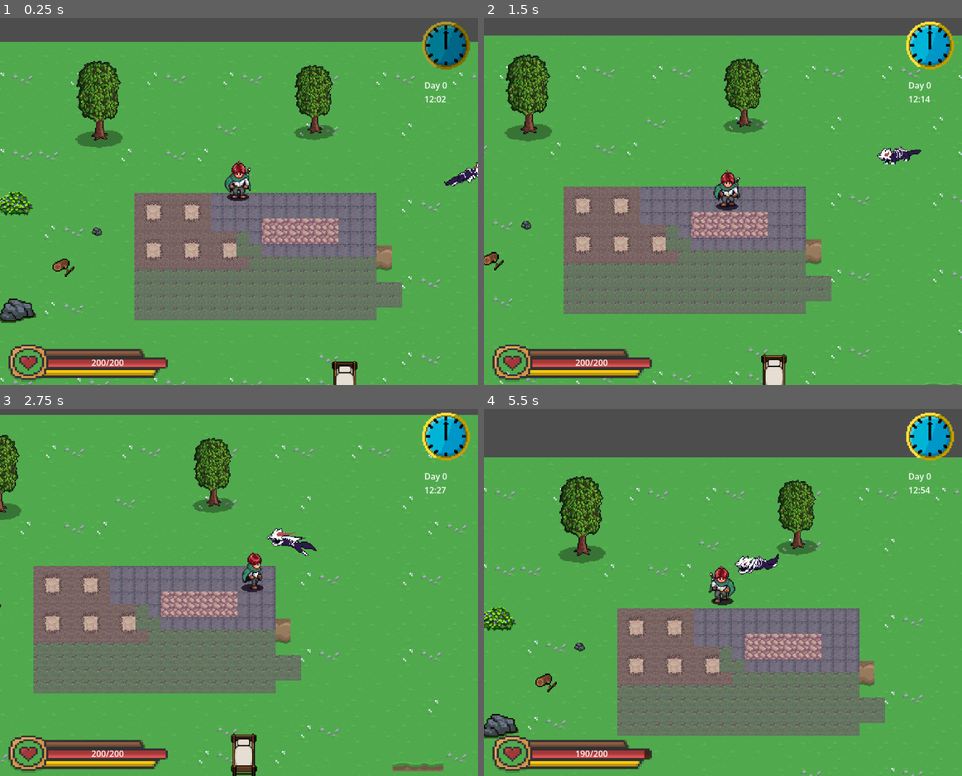
Above: before the commit, frames 1-4 (two rows, left to right).
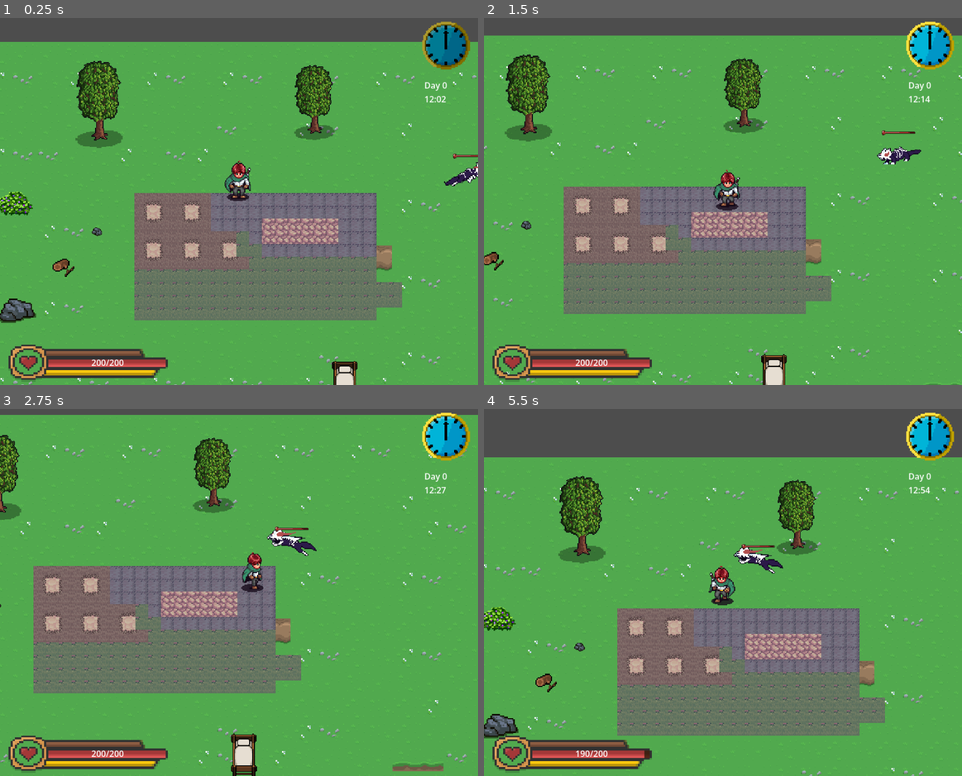
Above: after the commit, the same moments.

Repository: Asidi120/Project_Game_Dev_Mindbreak
Game: Godot game, scene res://Scripts/playground.tscn
The game is run twice, just before and just after one commit, with the same random seed, the same clock (stepped at 60 frames per second) and the same inputs.
Inputs (mouse positions are in pixels of both pictures, inside the frame that each line leads up to):
- Up to frame 1 (0.25 s): no input
- Up to frame 2 (1.5 s): move the mouse to (828, 179) at 0.52 s; hold D (right) 0.53-1.28 s; click (828, 179) at 0.6 s; move the mouse to (627, 216) at 1.27 s; hold S (down) from 1.28 s (still down); click (627, 216) at 1.35 s
- Up to frame 3 (2.75 s): move the mouse to (286, 508) at 2.02 s; release S (down) at 2.03 s; hold D (right) from 2.03 s (still down); tap F (pick_up) at 2.1 s; click (286, 508) at 2.3 s
- Up to frame 4 (5.5 s): move the mouse to (699, 665) at 2.77 s; release D (right) at 2.78 s; hold W (up) 2.78-3.53 s; tap Shift (sprint) at 2.85 s; click (699, 665) at 3.05 s; move the mouse to (866, 647) at 3.52 s; hold A (left) 3.53-5.03 s; click (866, 647) at 3.6 s; move the mouse to (579, 533) at 4.27 s; click (579, 533) at 4.35 s; move the mouse to (746, 588) at 5.02 s; hold S (down) from 5.03 s (still down); tap F (pick_up) at 5.1 s; click (746, 588) at 5.3 s

The runs differ from the first frame. In frame 1, less than 0.1% of the frame differs, in the area x 94-100%, y 36-39%; in frame 2, less than 0.1%; in frame 3, less than 0.1%; in frame 4, 0.5%, in the area x 52-63%, y 36-46%.

Commit message:
updates to wolf cleared code and working health bars

Diff:
--- a/Enemies/Spirit_Wolf/EvilWolf.tscn
+++ b/Enemies/Spirit_Wolf/EvilWolf.tscn
@@ -2,6 +2,8 @@
 
 [ext_resource type="Script" uid="uid://htik4r6mo1j0" path="res://Enemies/Spirit_Wolf/Script/evilwolfscript.gd" id="1_8ppc7"]
 [ext_resource type="Texture2D" uid="uid://m0j7dbrgrkkg" path="res://Enemies/Spirit_Wolf/Sprite/Massacre Sprite Sheet.png" id="1_qvnen"]
+[ext_resource type="Texture2D" uid="uid://d34crl0llr6ot" path="res://Player/Sprite/hp_bar/HealthBar DARK.png" id="3_5qibe"]
+[ext_resource type="Script" uid="uid://dfgdasket7d4t" path="res://Scripts/healthbar.gd" id="4_bjf20"]
 
 [sub_resource type="CircleShape2D" id="CircleShape2D_8ppc7"]
 radius = 135.0
@@ -224,6 +226,17 @@
 }]
 
 [sub_resource type="CircleShape2D" id="CircleShape2D_qvnen"]
+
+[sub_resource type="AtlasTexture" id="AtlasTexture_4e41t"]
+atlas = ExtResource("3_5qibe")
+region = Rect2(17, 133, 61, 9)
+
+[sub_resource type="AtlasTexture" id="AtlasTexture_jgmik"]
+atlas = ExtResource("3_5qibe")
+region = Rect2(18, 152, 59, 6)
+
+[sub_resource type="RectangleShape2D" id="RectangleShape2D_bjf20"]
+size = Vector2(57, 24)
 
 [node name="EvilWolfWithPoints" type="Node2D" unique_id=697092607]
 
@@ -264,8 +277,28 @@
 position = Vector2(-16, -13)
 shape = SubResource("CircleShape2D_qvnen")
 
+[node name="Hp_bar" type="TextureProgressBar" parent="EvilWolf" unique_id=1245866357]
+offset_left = -20.0
+offset_top = -42.0
+offset_right = 22.0
+offset_bottom = -36.0
+value = 100.0
+nine_patch_stretch = true
+texture_over = SubResource("AtlasTexture_4e41t")
+texture_progress = SubResource("AtlasTexture_jgmik")
+tint_under = Color(1, 1, 1, 0.63900006)
+script = ExtResource("4_bjf20")
+
+[node name="Hitbox" type="Area2D" parent="EvilWolf" unique_id=120469296]
+
+[node name="CollisionShape2D" type="CollisionShape2D" parent="EvilWolf/Hitbox" unique_id=1979899241]
+position = Vector2(2.5, -11)
+shape = SubResource("RectangleShape2D_bjf20")
+
 [connection signal="body_entered" from="EvilWolf/Follow_Area" to="EvilWolf" method="_on_follow_area_body_entered"]
 [connection signal="body_exited" from="EvilWolf/Follow_Area" to="EvilWolf" method="_on_follow_area_body_exited"]
 [connection signal="animation_finished" from="EvilWolf/AnimatedSprite2D" to="EvilWolf" method="_on_animated_sprite_2d_animation_finished"]
 [connection signal="body_entered" from="EvilWolf/Attack_Area" to="EvilWolf" method="_on_area_2d_body_entered"]
 [connection signal="body_exited" from="EvilWolf/Attack_Area" to="EvilWolf" method="_on_area_2d_body_exited"]
+[connection signal="body_entered" from="EvilWolf/Hitbox" to="EvilWolf" method="_on_hitbox_body_entered"]
+[connection signal="body_exited" from="EvilWolf/Hitbox" to="EvilWolf" method="_on_hitbox_body_exited"]
--- a/Enemies/Spirit_Wolf/Script/evilwolfscript.gd
+++ b/Enemies/Spirit_Wolf/Script/evilwolfscript.gd
@@ -1,101 +1,204 @@
 class_name EvilWolf extends CharacterBody2D
 
-enum State { PATROL, CHASE }
-
-var state = State.PATROL
-var speed: float = 80
-var target: CharacterBody2D = null
-
-var attack_recovery_time: float = 0.7
-var in_attack_recovery = false
-
-var patrol_origin: Vector2
-var patrol_points = []
-var patrol_index = 0
-var patrol_wait_time: float = 2
+signal hp_changed(current_hp, max_hp)
+signal died
+
+enum State { PATROL, CHASE, ATTACK, HIT, DEAD }
+
+var in_dmg_area=false #can hit wolf - temporarly
+var is_taking_damage = false
+var is_dead = false
+
+# --- STATS ---
+@export var max_hp: int = 100
+var current_hp: int
+
+@export var speed: float = 80
+@export var attack_range: float = 30
+@export var attack_cooldown: float = 1.2
 
 var lose_target_delay = 0.5
 var losing_target = false
-
-var attack_range: float = 30
-var attack_cooldown: float = 1.2
-var can_attack = true
-
-@onready var animated_sprite_2d: AnimatedSprite2D = $AnimatedSprite2D
-@onready var player: Player = $"../../Player"
+var patrol_wait_time: float = 2
+
+# STATE
+var state: State = State.PATROL
+var target: CharacterBody2D = null
+var can_attack: bool = true
+
+# PATROL
+var patrol_points: Array = []
+var patrol_index: int = 0
+var patrol_origin: Vector2
+
+@onready var sprite: AnimatedSprite2D = $AnimatedSprite2D
+@onready var hp_bar = $Hp_bar
 
 func _ready():
+	current_hp = max_hp
 	patrol_origin = global_position
-	patrol_points = []
+
+	if "target" in hp_bar:
+		hp_bar.set_target(self)
+	print("Wolf HP:", current_hp)
 	for p in get_tree().get_nodes_in_group("PatrolPoints"):
 		patrol_points.append(p)
 
 func _physics_process(delta):
-	if in_attack_recovery:
+	if state == State.DEAD or state == State.HIT:
 		move_and_slide()
 		return
+
 	match state:
 		State.PATROL:
 			patrol()
 		State.CHASE:
 			chase()
+		State.ATTACK:
+			velocity = Vector2.ZERO
+
 	move_and_slide()
-	chasing_anim()
-
+	update_animation()
+	if in_dmg_area and Input.is_action_just_pressed("attack"):
+		take_damage(5)
+
+# AI
 func patrol():
 	if patrol_points.is_empty():
 		velocity = Vector2.ZERO
 		return
+
 	var point = patrol_points[patrol_index]
 	var distance = global_position.distance_to(point.global_position)
+
 	if distance < 20:
+		patrol_index = (patrol_index + 1) % patrol_points.size()
 		velocity = Vector2.ZERO
-		patrol_index = (patrol_index + 1) % patrol_points.size()
-		return
-	var direction = (point.global_position - global_position).normalized()
-	velocity = direction * speed
+		return
+
+	velocity = (point.global_position - global_position).normalized() * speed
 
 func chase():
 	if target == null:
-		velocity = Vector2.ZERO
-		return
+		state = State.PATROL
+		return
+
 	var distance = global_position.distance_to(target.global_position)
+
 	if distance > attack_range:
-		var direction = (target.global_position - global_position).normalized()
-		velocity = direction * speed
+		velocity = (target.global_position - global_position).normalized() * speed
 	else:
-		velocity = Vector2.ZERO
-		try_attack()
-
-func try_attack():
-	if not can_attack or in_attack_recovery:
-		return
+		start_attack()
+
+func start_attack():
+	if not can_attack:
+		return
+
+	state = State.ATTACK
 	can_attack = false
-	in_attack_recovery = true
 	velocity = Vector2.ZERO
-	animated_sprite_2d.play("attack")
-	print("Attack!")
-	player.take_damage(10)
-	attack_recovery()
-	attack_cooldown_timer()
-
-func attack_recovery():
-	await get_tree().create_timer(attack_recovery_time).timeout
-	in_attack_recovery = false
-
-func attack_cooldown_timer():
+
+	sprite.play("attack")
+
+	if target and target.has_method("take_damage"):
+		target.take_damage(10)
+
+	await sprite.animation_finished
+
+	state = State.CHASE
 	await get_tree().create_timer(attack_cooldown).timeout
 	can_attack = true
 
-func _on_follow_area_body_entered(body: Node2D) -> void:
+# DAMAGE SYSTEM
+func take_damage(amount: int):
+	if state == State.DEAD:
+		return
+
+	current_hp -= amount
+	current_hp = clamp(current_hp, 0, max_hp)
+
+	emit_signal("hp_changed", current_hp, max_hp)
+
+	if current_hp <= 0:
+		die()
+	else:
+		enter_hit_state()
+
+func enter_hit_state():
+	state = State.HIT
+
+	velocity = Vector2.ZERO
+	sprite.play("dmg_taken")
+
+	await sprite.animation_finished
+
+	state = State.CHASE
+
+func play_damage_anim():
+	if is_dead:
+		return
+
+	is_taking_damage = true
+
+	sprite.play("dmg_taken")
+	await sprite.animation_finished
+
+	is_taking_damage = false
+
+# DEATH
+
+func die():
+	if state == State.DEAD:
+		return
+
+	state = State.DEAD
+
+	target = null
+	velocity = Vector2.ZERO
+
+	emit_signal("died")
+
+	sprite.play("death")
+	await sprite.animation_finished
+
+	queue_free()
+
+# ANIMATIONS
+func update_animation():
+	if is_dead:
+		return
+
+	if is_taking_damage:
+		return
+
+	if state == State.ATTACK:
+		return
+
+	if velocity.length() < 1:
+		play_anim("idle")
+	else:
+		play_anim("walk")
+
+	update_flip()
+
+func play_anim(name: String):
+	if sprite.animation != name:
+		sprite.play(name)
+
+func update_flip():
+	if velocity.x < 0:
+		sprite.flip_h = false
+	elif velocity.x > 0:
+		sprite.flip_h = true
+
+# DETECTION
+
+func _on_follow_area_body_entered(body):
 	if body.is_in_group("Players"):
 		target = body
 		state = State.CHASE
-		losing_target = false
-		print("CHASE")
-
-
-func _on_follow_area_body_exited(body: Node2D) -> void:
+
+func _on_follow_area_body_exited(body):
 	if body == target:
 		start_losing_target()
 
@@ -115,26 +218,20 @@
 		p.global_position += offset
 	patrol_origin = global_position
 
-func chasing_anim():
-	if animated_sprite_2d.animation == "attack":
-		return
-	if velocity.length() < 1:
-		play_anim("idle")
-	else:
-		play_anim("walk")
-
-	update_flip()
-
-func play_anim(name):
-	if animated_sprite_2d.animation != name:
-		animated_sprite_2d.play(name)
-
-func update_flip():
-	if velocity.x < 0:
-		animated_sprite_2d.flip_h = false
-	elif velocity.x > 0:
-		animated_sprite_2d.flip_h = true
-
-func _on_animated_sprite_2d_animation_finished():
-	if animated_sprite_2d.animation == "attack":
-		animated_sprite_2d.play("idle")
+# HITBOX (odbieranie dmg)
+
+#func _on_hurtbox_area_entered(area):
+	#if area.has_method("get_damage"):
+		#take_damage(area.get_damage())
+
+#temporarly cause it shouldnt be in wolf script
+func _on_hitbox_body_exited(body: Node2D) -> void:
+	if body.is_in_group("Players"):
+		in_dmg_area=false
+		print("area entered")
+
+
+func _on_hitbox_body_entered(body: Node2D) -> void:
+	if body.is_in_group("Players"):
+		in_dmg_area=true
+		print("area exited")
--- a/Player/Scripts/player.gd
+++ b/Player/Scripts/player.gd
@@ -1,9 +1,8 @@
 class_name Player extends CharacterBody2D
 
 @onready var death_panel: Control = $"../../../CanvasLayer/DeathPanel"
-@onready var player_bar: Control = $"../../../CanvasLayer/PlayerBar"
 @onready var clock: Control = $"../../../CanvasLayer/Clock"
-
+@onready var hp_bar: TextureProgressBar = $"../../../CanvasLayer/PlayerBar/hp_bar"
 signal hp_changed(current_hp, max_hp)
 signal stamina_usage(current_stamina, max_stamina)
 signal hunger_changed(current_hunger,max_hunger)
@@ -28,7 +27,8 @@
 
 @onready var anim = $AnimationPlayer
 @onready var sprite = $Sprite2D
-
+func _ready():
+	hp_bar.set_target(self)
 func _physics_process(delta):
 	get_input()
 	move_player(delta)
--- a/Scripts/healthbar.gd
+++ b/Scripts/healthbar.gd
@@ -1,24 +1,29 @@
 extends TextureProgressBar
 
-@onready var player: Player = $"../../../BleakYellowGrass/level/Player"
+var target: Node
+
 @onready var hp_label: Label = $"../hp_label"
 
-var target_hp:float=0
+var target_hp: float = 0
 
-func _ready():
-	player.hp_changed.connect(update_bar)
-	update_bar(player.current_hp, player.max_hp)
-	value=player.current_hp
-	target_hp=player.current_hp
-	hp_label.text=str(int(target_hp))+"/"+str(int(player.max_hp))
+func set_target(t):
+	target = t
+	await get_tree().process_frame # game needs time to build itself for code to work
+	if target.has_signal("hp_changed"):
+		target.hp_changed.connect(update_bar)
+	update_bar(target.current_hp, target.max_hp)
+	value = target.current_hp
+	target_hp = target.current_hp
+	if hp_label:
+		hp_label.text = str(int(target_hp)) + "/" + str(int(target.max_hp))
 
 func update_bar(current_hp, max_hp):
 	max_value = max_hp
-	target_hp = current_hp  # ustawiamy cel zamiast ustawiać od razu ilosc hp
-	hp_label.text=str(int(target_hp))+"/"+str(int(max_hp))
+	target_hp = current_hp
+	if hp_label:
+		hp_label.text = str(int(target_hp)) + "/" + str(int(max_hp))
 
 func _process(delta):
-	# płynne przejście hp w pasku do target_hp
-	value = lerp(value, target_hp, 16*delta)
+	value = lerp(value, target_hp, 16 * delta)
 	if abs(value - target_hp) < 0.5:
 		value = target_hp
--- a/Scripts/static_breakable_object.gd
+++ b/Scripts/static_breakable_object.gd
@@ -6,11 +6,6 @@
 
 @export var scene: PackedScene #instancja sceny struktury
 @export var scene2: PackedScene
-# Called when the node enters the scene tree for the first time.
-func _ready() -> void:
-	$Area2D.body_entered.connect(_on_area_2d_body_entered) #podpięcie automatyczne do innych struktur
-	$Area2D.body_exited.connect(_on_area_2d_body_exited)
-
 
 # Called every frame. 'delta' is the elapsed time since the previous frame.
 func _process(delta: float) -> void:
